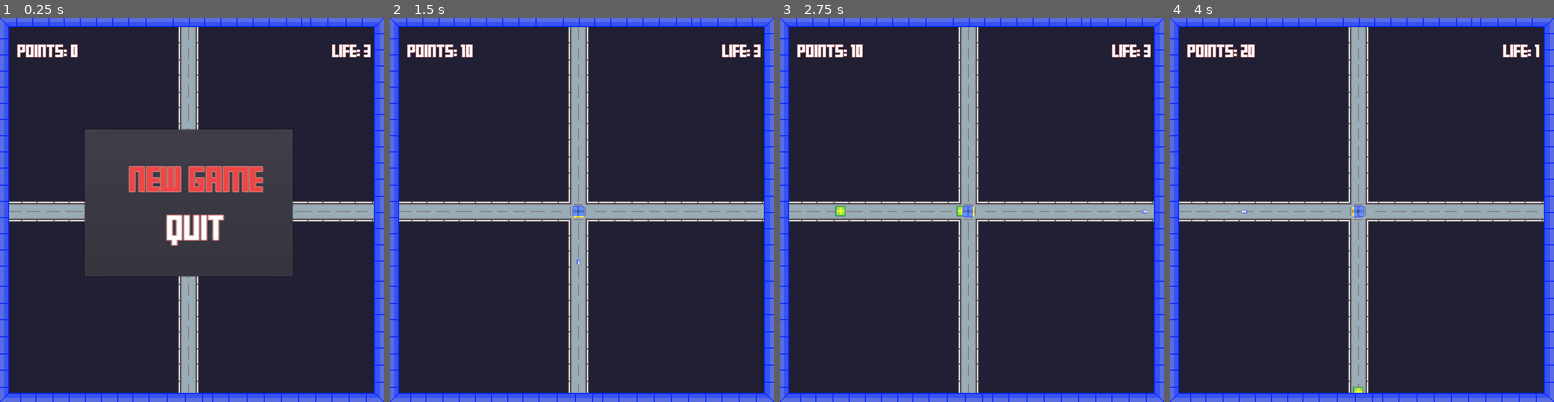
Above: before the commit, frames 1-4 (left to right).
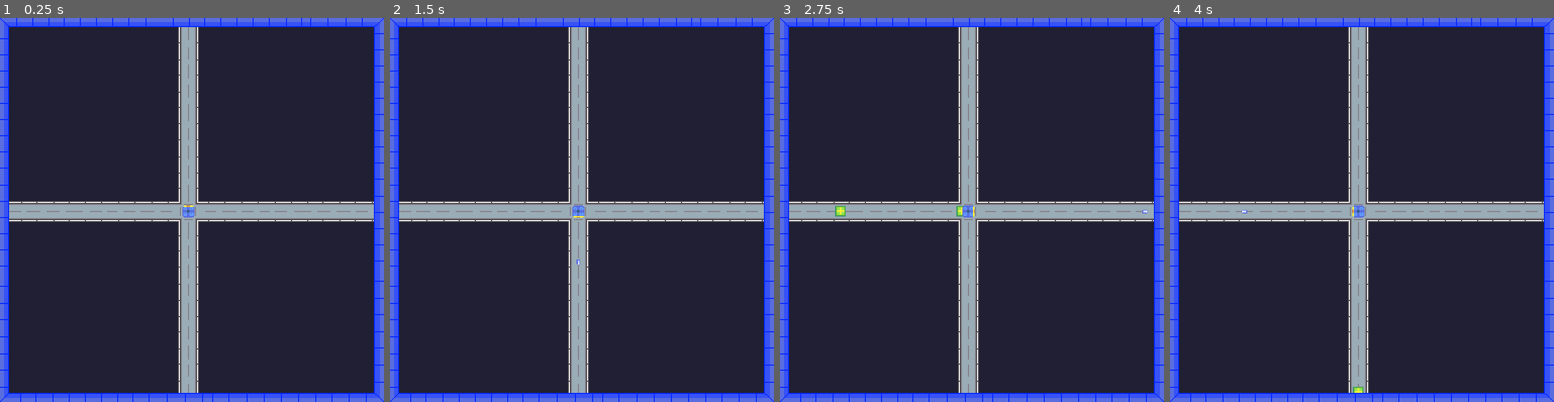
Above: after the commit, the same moments.

Repository: luosolo/Square-Shot
Game: Godot game, scene res://Scenes/Game.tscn
The game is run twice, just before and just after one commit, with the same random seed, the same clock (stepped at 60 frames per second) and the same inputs.
Inputs:
- Up to frame 1 (0.25 s): no input
- Up to frame 2 (1.5 s): tap Enter (ui_accept) at 0.5, 1.35 s; hold Right (ui_right) 0.53-1.28 s; hold Enter (ui_accept) 0.53-1.28 s; hold Down (ui_down) from 1.28 s (still down)
- Up to frame 3 (2.75 s): tap Enter (ui_accept) at 1.52, 1.82 s; release Down (ui_down) at 2.03 s; hold Right (ui_right) from 2.03 s (still down); hold Enter (ui_accept) from 2.03 s (still down)
- Up to frame 4 (4 s): release Right (ui_right) at 2.78 s; release Enter (ui_accept) at 2.78 s; hold Up (ui_up) 2.78-3.53 s; tap Enter (ui_accept) at 2.85, 3.02, 3.32 s; hold Left (ui_left) from 3.53 s (still down); hold Enter (ui_accept) from 3.53 s (still down)

The runs differ from the first frame. In frame 1, 14% of the frame differs, in the area x 4-97%, y 6-68%; in frame 2, 0.7%; in frame 3, 0.7%; in frame 4, 0.7%.

Commit message:
Added credits
Credits added

Diff:
--- /dev/null
+++ b/Scenes/Credits.tscn
@@ -0,0 +1,102 @@
+[gd_scene load_steps=7 format=2]
+
+[ext_resource path="res://assets/Sandro.png" type="Texture" id=1]
+[ext_resource path="res://assets/FFFFORWA.TTF" type="DynamicFontData" id=2]
+[ext_resource path="res://Scripts/Credits.gd" type="Script" id=3]
+[ext_resource path="res://assets/music/music_theme.mp3" type="AudioStream" id=4]
+
+[sub_resource type="DynamicFont" id=1]
+font_data = ExtResource( 2 )
+
+[sub_resource type="DynamicFont" id=2]
+size = 26
+outline_size = 1
+outline_color = Color( 0.647059, 0.219608, 0.219608, 1 )
+font_data = ExtResource( 2 )
+
+[node name="Credits" type="Node2D"]
+script = ExtResource( 3 )
+
+[node name="PanelContainer" type="PanelContainer" parent="."]
+margin_right = 762.0
+margin_bottom = 764.0
+__meta__ = {
+"_edit_use_anchors_": false
+}
+
+[node name="Sandro" type="Sprite" parent="."]
+position = Vector2( 358, 194 )
+scale = Vector2( 0.394531, 0.394531 )
+texture = ExtResource( 1 )
+
+[node name="Label" type="Label" parent="."]
+margin_left = 268.0
+margin_top = 325.0
+margin_right = 444.0
+margin_bottom = 347.0
+custom_fonts/font = SubResource( 1 )
+text = "Game Created By"
+__meta__ = {
+"_edit_use_anchors_": false
+}
+
+[node name="Label2" type="Label" parent="."]
+margin_left = 268.0
+margin_top = 383.0
+margin_right = 444.0
+margin_bottom = 405.0
+custom_fonts/font = SubResource( 1 )
+text = "Sandro La Bruzzo"
+__meta__ = {
+"_edit_use_anchors_": false
+}
+
+[node name="Label3" type="Label" parent="."]
+margin_left = 194.0
+margin_top = 436.0
+margin_right = 558.0
+margin_bottom = 458.0
+custom_fonts/font = SubResource( 1 )
+text = "website: https://luosolo.github.io/"
+__meta__ = {
+"_edit_use_anchors_": false
+}
+
+[node name="Label4" type="Label" parent="."]
+margin_left = 194.0
+margin_top = 497.0
+margin_right = 558.0
+margin_bottom = 519.0
+custom_fonts/font = SubResource( 1 )
+text = "itch Website https://luosolo.itch.io/"
+__meta__ = {
+"_edit_use_anchors_": false
+}
+
+[node name="Label5" type="Label" parent="."]
+margin_left = 91.0
+margin_top = 568.0
+margin_right = 709.0
+margin_bottom = 590.0
+custom_fonts/font = SubResource( 1 )
+text = "code available at: https://github.com/luosolo/Square-Shot"
+__meta__ = {
+"_edit_use_anchors_": false
+}
+
+[node name="Button" type="Button" parent="."]
+margin_left = 323.0
+margin_top = 645.0
+margin_right = 418.0
+margin_bottom = 688.0
+custom_fonts/font = SubResource( 2 )
+text = "Back"
+__meta__ = {
+"_edit_use_anchors_": false
+}
+
+[node name="AudioStreamPlayer" type="AudioStreamPlayer" parent="."]
+stream = ExtResource( 4 )
+autoplay = true
+
+[connection signal="pressed" from="Button" to="." method="_on_Button_pressed"]
--- a/Scenes/Game.tscn
+++ b/Scenes/Game.tscn
@@ -44,6 +44,7 @@
 autoplay = true
 
 [node name="GAME_UI" parent="." instance=ExtResource( 8 )]
+visible = false
 z_index = 3
 
 [connection signal="timeout" from="Timer" to="." method="_on_Timer_timeout"]
--- a/Scenes/UI.tscn
+++ b/Scenes/UI.tscn
@@ -1,22 +1,29 @@
-[gd_scene load_steps=4 format=2]
+[gd_scene load_steps=5 format=2]
 
 [ext_resource path="res://assets/FFFFORWA.TTF" type="DynamicFontData" id=1]
 [ext_resource path="res://Scripts/UI.gd" type="Script" id=2]
 
 [sub_resource type="DynamicFont" id=1]
-size = 19
+size = 24
 outline_size = 1
 outline_color = Color( 0.776471, 0.478431, 0.478431, 1 )
+font_data = ExtResource( 1 )
+
+[sub_resource type="DynamicFont" id=2]
+size = 69
+outline_size = 3
+outline_color = Color( 0.482353, 0.576471, 0.8, 1 )
+use_filter = true
 font_data = ExtResource( 1 )
 
 [node name="GAME_UI" type="Node2D"]
 script = ExtResource( 2 )
 
 [node name="LIFE" type="Label" parent="."]
-margin_left = 635.0
+margin_left = 627.0
 margin_top = 55.0
-margin_right = 759.0
-margin_bottom = 82.0
+margin_right = 751.0
+margin_bottom = 88.0
 custom_fonts/font = SubResource( 1 )
 text = "LIFE: 3"
 align = 1
@@ -40,20 +47,41 @@
 [node name="Option" type="Node2D" parent="."]
 
 [node name="PanelContainer" type="PanelContainer" parent="Option"]
-margin_left = 166.0
-margin_top = 219.0
-margin_right = 581.0
-margin_bottom = 513.0
+margin_left = -9.0
+margin_top = -11.0
+margin_right = 780.0
+margin_bottom = 771.0
+__meta__ = {
+"_edit_use_anchors_": false
+}
+
+[node name="Credits" type="Label" parent="Option"]
+margin_left = -2.0
+margin_top = 385.0
+margin_right = 773.0
+margin_bottom = 418.0
+custom_fonts/font = SubResource( 1 )
+text = "CREDITS"
+align = 1
+__meta__ = {
+"_edit_use_anchors_": false
+}
+
+[node name="QUIT" type="Label" parent="Option"]
+margin_top = 441.0
+margin_right = 775.0
+margin_bottom = 474.0
+custom_fonts/font = SubResource( 1 )
+text = "QUIT"
+align = 1
 __meta__ = {
 "_edit_use_anchors_": false
 }
 
 [node name="NEW GAME" type="Label" parent="Option"]
-margin_left = 257.0
-margin_top = 299.0
-margin_right = 390.0
-margin_bottom = 326.0
-rect_scale = Vector2( 2, 2 )
+margin_top = 327.0
+margin_right = 775.0
+margin_bottom = 360.0
 custom_colors/font_color = Color( 0.941176, 0.27451, 0.27451, 1 )
 custom_fonts/font = SubResource( 1 )
 text = "NEW GAME"
@@ -62,15 +90,41 @@
 "_edit_use_anchors_": false
 }
 
-[node name="QUIT" type="Label" parent="Option"]
-margin_left = 257.0
-margin_top = 395.0
-margin_right = 390.0
-margin_bottom = 422.0
-rect_scale = Vector2( 2, 2 )
-custom_fonts/font = SubResource( 1 )
-text = "QUIT"
+[node name="Title" type="Label" parent="Option"]
+margin_left = -2.0
+margin_top = 82.0
+margin_right = 773.0
+margin_bottom = 167.0
+custom_colors/font_color = Color( 0.85098, 0.968627, 0.796078, 1 )
+custom_fonts/font = SubResource( 2 )
+text = "Square Shot!"
 align = 1
 __meta__ = {
 "_edit_use_anchors_": false
 }
+
+[node name="Score" type="Label" parent="Option"]
+margin_left = -2.0
+margin_top = 572.0
+margin_right = 773.0
+margin_bottom = 605.0
+custom_colors/font_color = Color( 0, 0, 0, 1 )
+custom_colors/font_color_shadow = Color( 0.654902, 0.227451, 0.227451, 1 )
+custom_fonts/font = SubResource( 1 )
+text = "Your Score is: 0"
+align = 1
+__meta__ = {
+"_edit_use_anchors_": false
+}
+
+[node name="How_To" type="Label" parent="Option"]
+margin_left = -2.0
+margin_top = 506.0
+margin_right = 773.0
+margin_bottom = 539.0
+custom_fonts/font = SubResource( 1 )
+text = "Use the arrow to shot the incoming square"
+align = 1
+__meta__ = {
+"_edit_use_anchors_": false
+}
--- /dev/null
+++ b/Scripts/Credits.gd
@@ -0,0 +1,10 @@
+extends Node2D
+
+
+func _input(event):
+	if event.is_action_pressed("ui_cancel"):
+		get_tree().change_scene("res://Scenes/Game.tscn")
+
+
+func _on_Button_pressed():
+	get_tree().change_scene("res://Scenes/Game.tscn")
--- a/Scripts/Game.gd
+++ b/Scripts/Game.gd
@@ -27,7 +27,7 @@
 	game_ui.addInstance(gameInstanceObject)
 	game_ui.connect("new_game", self, "_on_new_game")
 	gameInstanceObject.reset()
-	game_ui.game_over()
+	game_ui.game_over(-1)
 	game_over()
 
 func _on_new_game():
@@ -65,12 +65,11 @@
 	instance.direction = dir
 	instance.speed = gameInstanceObject.speed
 	instance.connect("ennemy_destroyed", self, "_on_ennemy_destroyed")
-
 	self.add_child(instance)
 
 func _on_ennemy_destroyed () :
 	if (gameInstanceObject.enemy_shot()):
-		timer.wait_time -= 0.1
+		timer.wait_time =max(0.3, timer.wait_time - 0.1)
 	game_ui.refreshInfo()
 
 func _on_player_killed () :
@@ -82,7 +81,7 @@
 func game_over():
 	inGame = false
 	player.game_over = true
-	game_ui.game_over()
+	game_ui.game_over(gameInstanceObject.points)
 
 
 func _on_Timer_timeout():
--- a/Scripts/UI.gd
+++ b/Scripts/UI.gd
@@ -5,12 +5,15 @@
 onready var lives = $LIFE
 onready var points = $POINT
 onready var option = $Option
-onready var options = [$"Option/NEW GAME",$"Option/QUIT"]
+onready var options = [$"Option/NEW GAME",$"Option/Credits",$"Option/QUIT"]
 
-onready var ne = $"Option/NEW GAME"
+onready var score = $"Option/Score"
 var selected = 0
 
 signal new_game
+
+func _ready():
+	score.visible = false
 
 func addInstance(ist):
 	instance = ist
@@ -18,26 +21,31 @@
 
 func new_game():
 	option.visible = false
+	score.visible = true
 
-func game_over():
+func game_over(score_value):
 	option.visible = true
+	if score_value>=0:
+		score.text = "Your Score is "+str(score_value)
 
 func _input(event):
 	if option.visible:
 		if event.is_action_pressed("ui_up"):
 			var current = options[selected]
 			current.add_color_override("font_color", Color(1, 1, 1))
-			selected = (selected -1 )% 2
+			selected = (selected -1 )% 3
 			options[selected].add_color_override("font_color", Color(1, 0, 0))
 		elif event.is_action_pressed("ui_down"):
 			var current = options[selected]
 			current.add_color_override("font_color", Color(1, 1, 1))
-			selected = (selected +1 )% 2
+			selected = (selected +1 )% 3
 			options[selected].add_color_override("font_color", Color(1, 0, 0))
 		elif event.is_action_pressed("ui_accept"):
 			if selected == 0:
 				emit_signal("new_game")
 				new_game()
+			elif selected ==1:
+				get_tree().change_scene("res://Scenes/Credits.tscn")
 			else:
 				get_tree().quit()
 
Binary file added: assets/Sandro.png
Not shown, added: assets/Sandro.png.import
